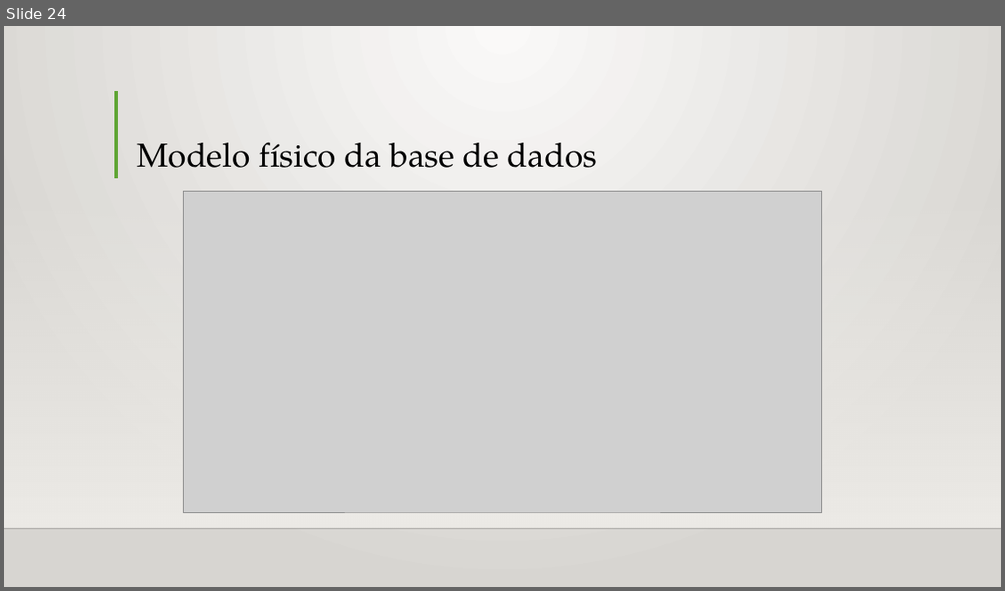
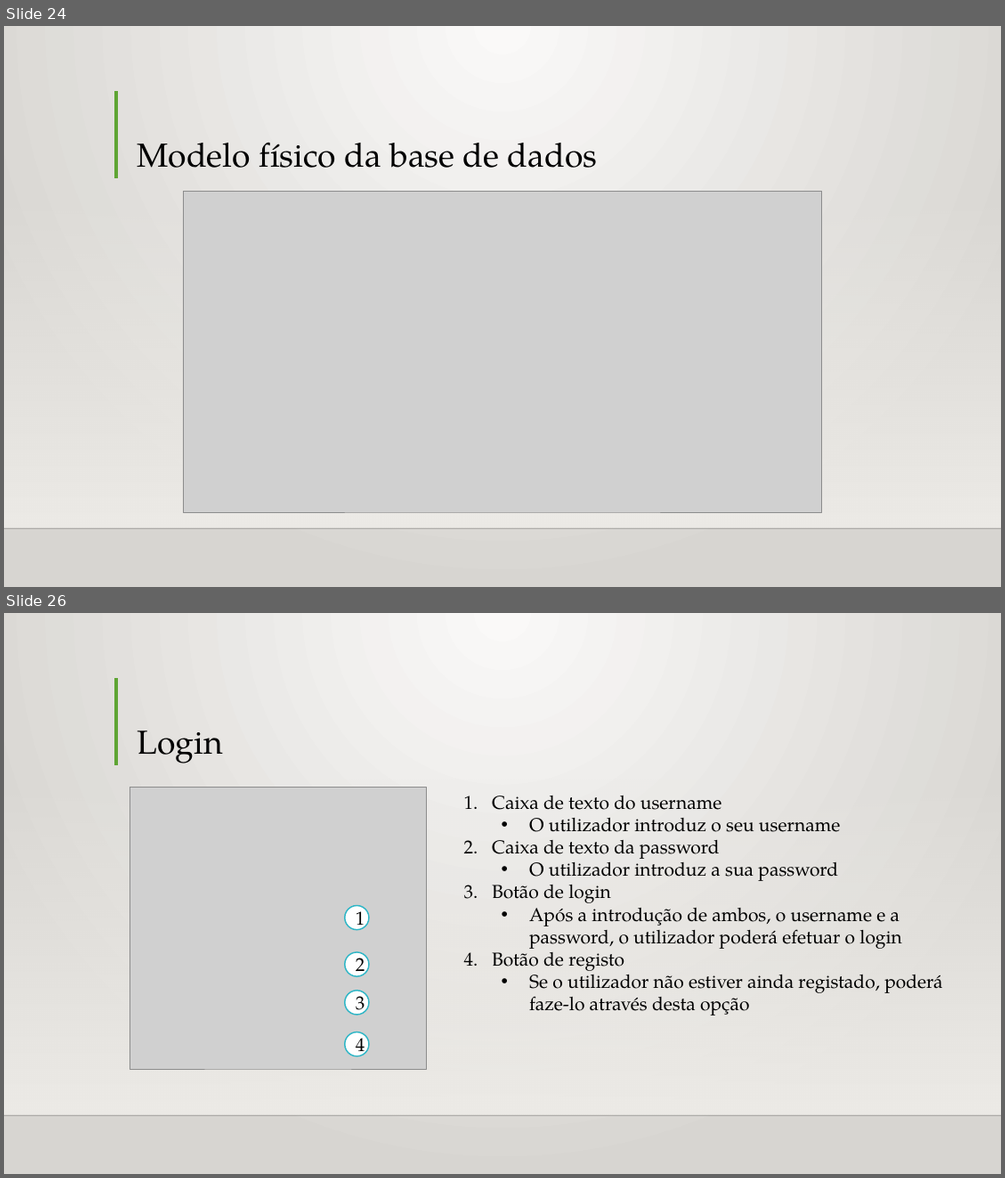
Before and after one commit to ShadowXPA/PD-TrabalhoPrat1, a slide deck: Relatório/Apresentação.pptx. Shown one above the other, each under a label of ours: slide 24 before the commit, slides 24 and 26 after it; the slides between them are not shown. The pictures are 1005x591 and 1005x1178 pixels, drawn with LibreOffice and Linux fonts; fonts in the diff are those of the drawing; grey boxes stand for pictures; background and template pictures are left out. Boxes give left, top, right and bottom in pixels: in the first picture for what was removed or moved away, otherwise in the second. Text is boxed around its words. In the diff, an @@ line names an element or a change of style, - is before the commit and + after.

```diff
--- a/Relatório/Apresentação.pptx
+++ b/Relatório/Apresentação.pptx
@@ slide 26 added at [4, 613, 1001, 1174], background gradient #FAFAF9 to #D7D5D2; not listed: 3 template elements that a slide beside it also shows @@
@@ title added at [137, 730, 222, 763], 32 pt, text #000000 @@
+Login
@@ picture added at [129, 787, 427, 1069] @@
@@ text added at [492, 795, 942, 1015], 18 pt, text #000000 @@
+1. Caixa de texto do username
+  • O utilizador introduz o seu username
+2. Caixa de texto da password
+  • O utilizador introduz a sua password
+3. Botão de login
+  • Após a introdução de ambos, o username e a password, o utilizador poderá efetuar o login
+4. Botão de registo
+  • Se o utilizador não estiver ainda registado, poderá faze-lo através desta opção
@@ ellipse added at [345, 906, 369, 929], fill #FFFFFF, outline #2FB6C6 1.25 pt, 18 pt, text #000000 @@
+1
@@ ellipse added at [345, 952, 369, 976], fill #FFFFFF, outline #2FB6C6 1.25 pt, 18 pt, text #000000 @@
+2
@@ ellipse added at [345, 990, 369, 1014], fill #FFFFFF, outline #2FB6C6 1.25 pt, 18 pt, text #000000 @@
+3
@@ ellipse added at [345, 1032, 369, 1055], fill #FFFFFF, outline #2FB6C6 1.25 pt, 18 pt, text #000000 @@
+4
```
Also in this commit, not shown: 1 slide changed, 2 other slides added.
